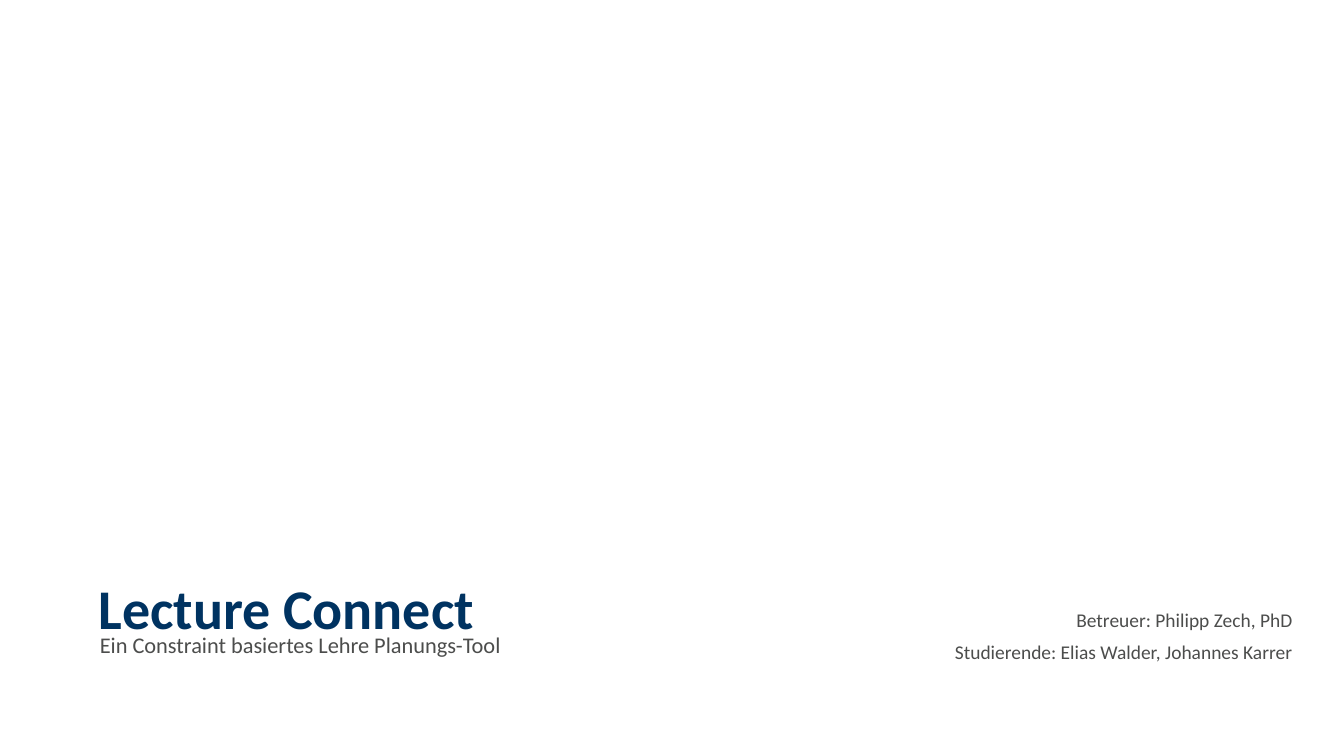
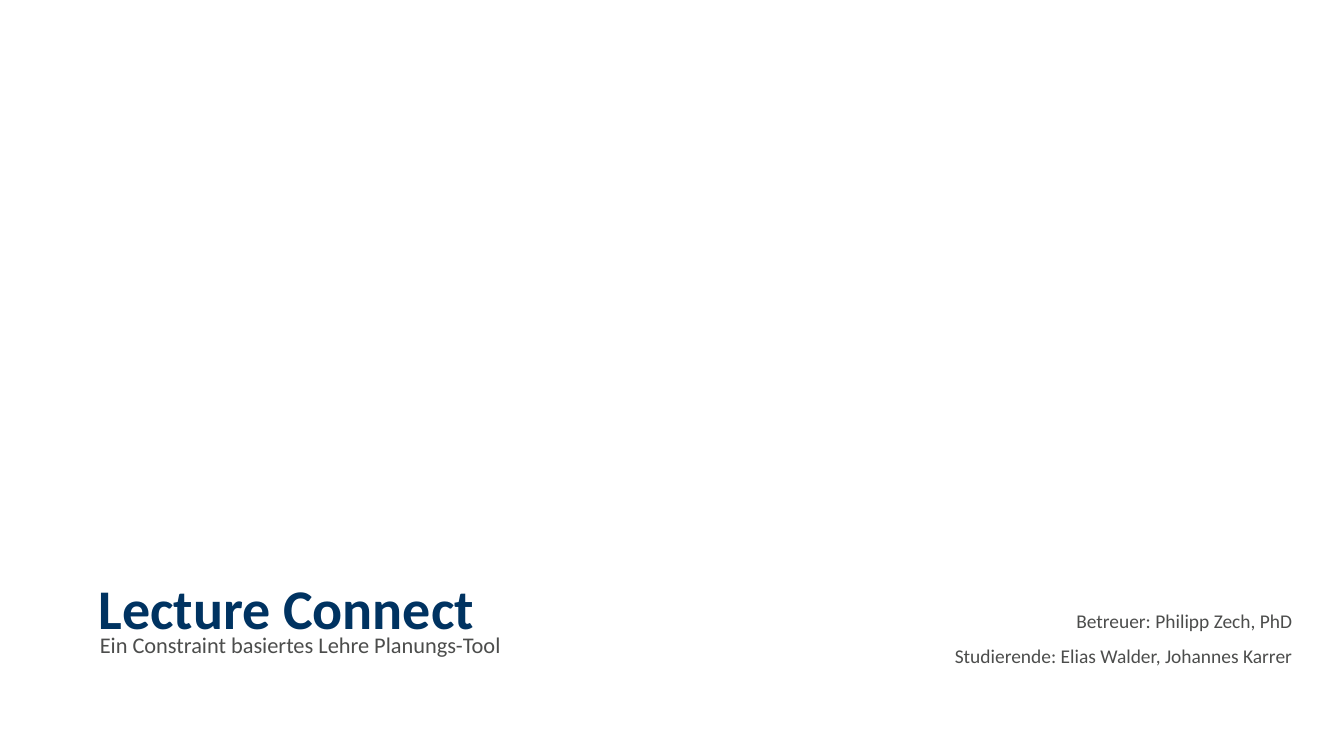
Before and after one commit to Darkuna/Lecture-Connect, a slide deck: slide 1 of Doku/Initiale Präsentation/lecture-connect-initial-fin.pptx. Drawn at 1344x756 pixels with LibreOffice and Linux fonts; fonts in the diff are those of the drawing; background and template pictures are left out. Boxes give left, top, right and bottom in pixels: in the first picture for what was removed or moved away, otherwise in the second. Text is boxed around its words. In the diff, an @@ line names an element or a change of style, - is before the commit and + after.

```diff
--- a/Doku/Initiale Präsentation/lecture-connect-initial-fin.pptx
+++ b/Doku/Initiale Präsentation/lecture-connect-initial-fin.pptx
@@ text "Betreuer: Philipp Zech, PhD" at (x1=955, y1=614, x2=1292, y2=666): line spacing 0.8 to 0.9 @@
```
Also in this commit, not shown: 17 other slides changed, 2 slides added, 1 slide removed, 1 other file.
